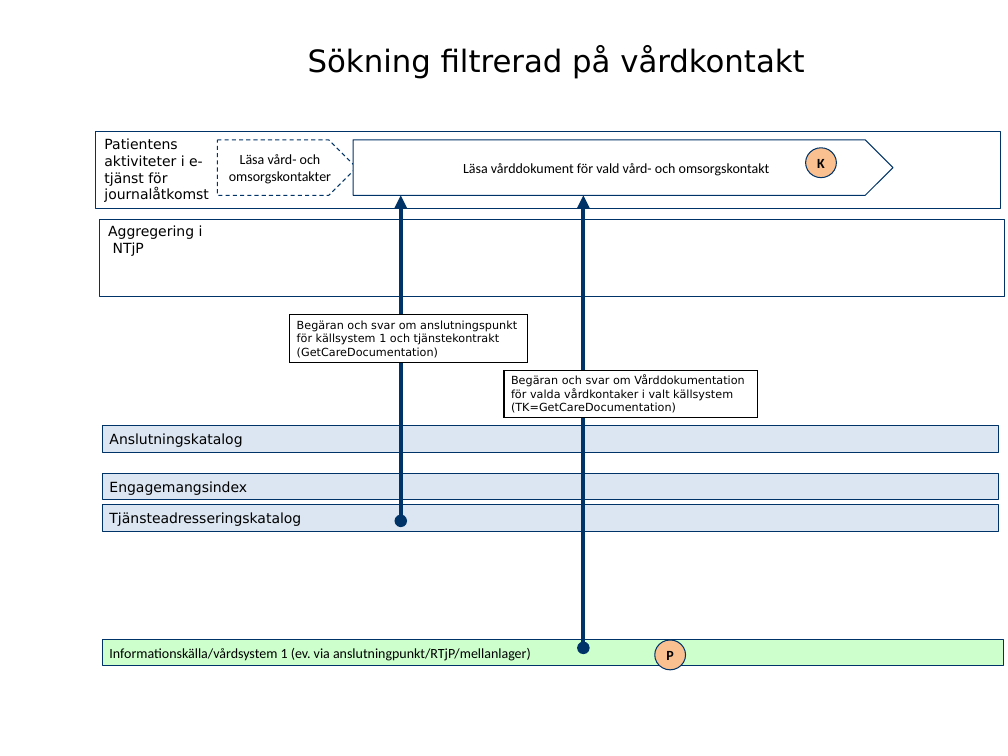
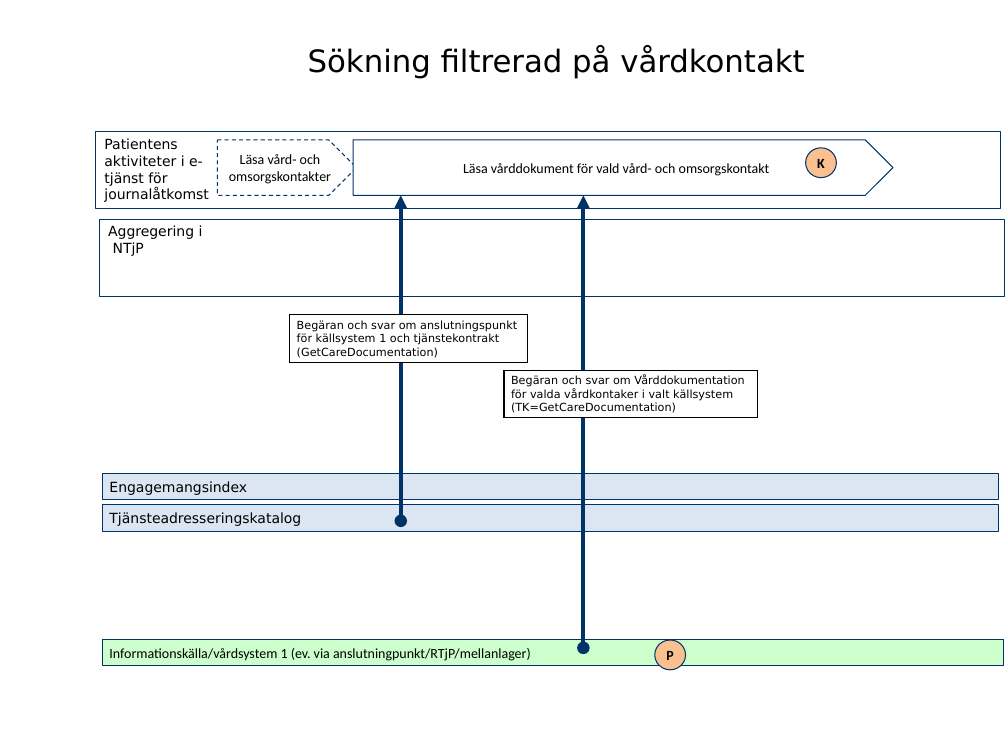
Before and after one commit to admstar/rivta, a slide deck: slide 5 of ServiceInteractions/riv/clinicalprocess/healthcond/actoutcome/trunk/docs/TD_clinicalprocess_healthcond_actoutcome.pptx. Drawn at 1008x756 pixels with LibreOffice and Linux fonts; fonts in the diff are those of the drawing; background and template pictures are left out. Boxes give left, top, right and bottom in pixels: in the first picture for what was removed or moved away, otherwise in the second. Text is boxed around its words. In the diff, an @@ line names an element or a change of style, - is before the commit and + after.

```diff
--- a/ServiceInteractions/riv/clinicalprocess/healthcond/actoutcome/trunk/docs/TD_clinicalprocess_healthcond_actoutcome.pptx
+++ b/ServiceInteractions/riv/clinicalprocess/healthcond/actoutcome/trunk/docs/TD_clinicalprocess_healthcond_actoutcome.pptx
@@ rectangle removed at [103,425,998,452] @@
-Anslutningskatalog
```
Also in this commit, not shown: 2 other slides changed, 9 other files.
